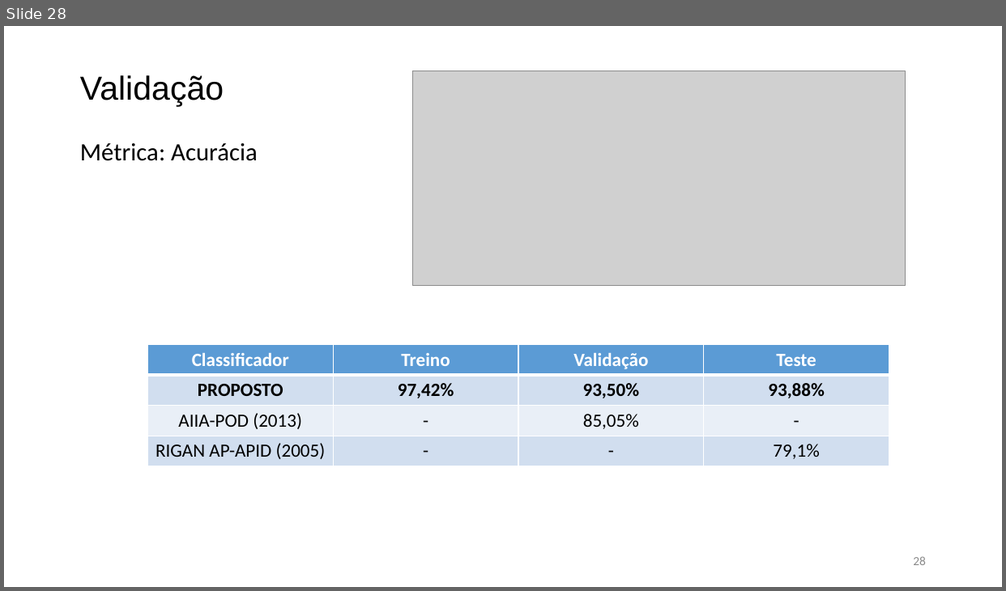
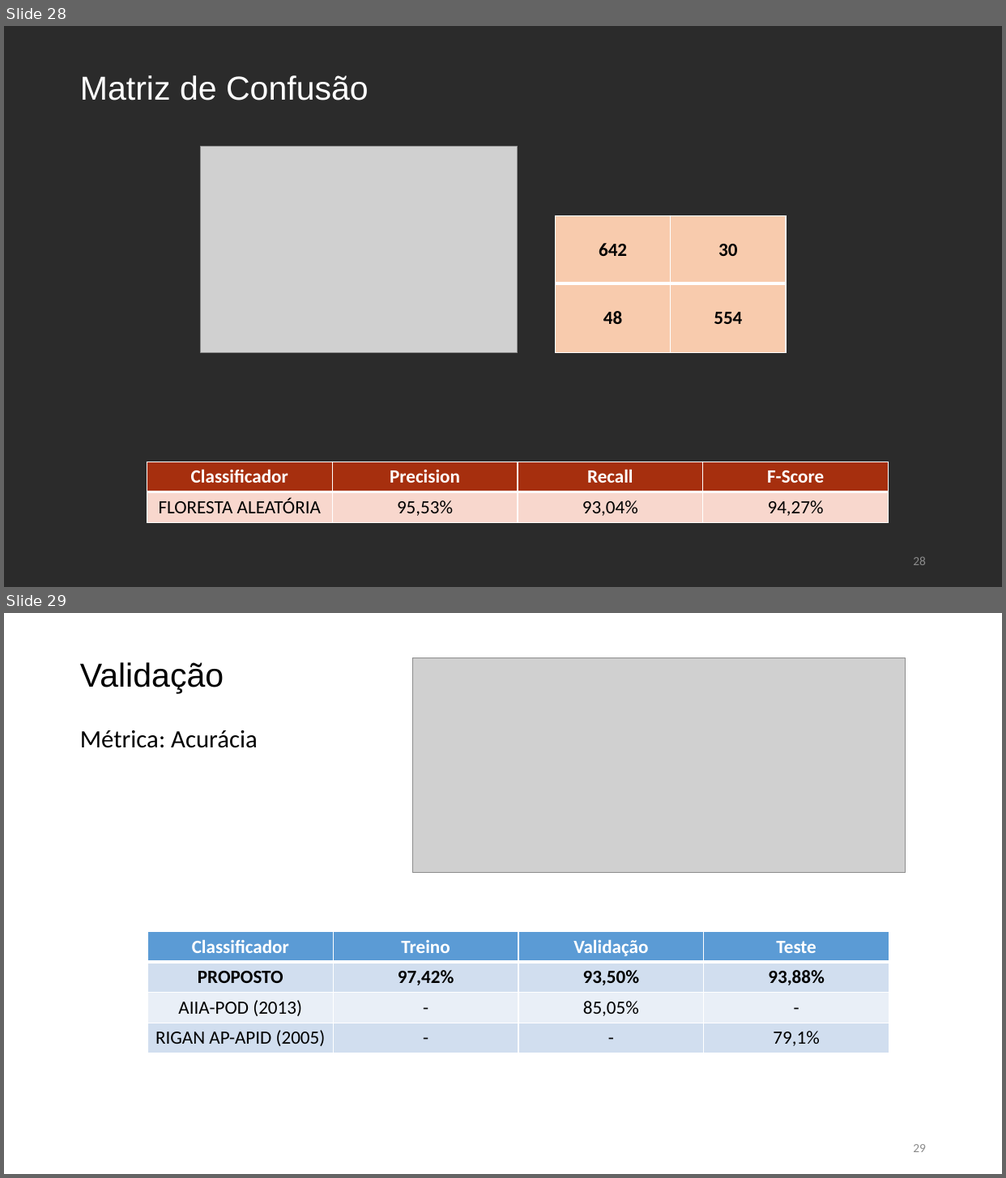
Before and after one commit to danilocoura/Aprendizagem-de-Maquina, a slide deck: Projeto/apresentacao Aprendizagem de Maquina.pptx. Shown one above the other, each under a label of ours: slide 28 before the commit, slides 28 and 29 after it. The pictures are 1006x591 and 1006x1178 pixels, drawn with LibreOffice and Linux fonts; fonts in the diff are those of the drawing; grey boxes stand for pictures; background and template pictures are left out; a plain dark background stands for a picture behind light text. Boxes give left, top, right and bottom in pixels: in the first picture for what was removed or moved away, otherwise in the second. Text is boxed around its words. In the diff, an @@ line names an element or a change of style, - is before the commit and + after.

```diff
--- a/Projeto/apresentacao Aprendizagem de Maquina.pptx
+++ b/Projeto/apresentacao Aprendizagem de Maquina.pptx
@@ slide 28 added at (4,26,1002,587), background picture (left out) @@
@@ text added at (80,75,368,101), 32 pt, text #FFFFFF @@
+Matriz de Confusão
@@ picture added at (201,147,518,353) @@
@@ table added at (556,216,786,352), 2 rows, 2 columns @@
+642 | 30
+48 | 554
@@ table added at (147,462,889,523), 2 rows, 4 columns @@
+Classificador | Precision | Recall | F-Score
+FLORESTA ALEATÓRIA | 95,53% | 93,04% | 94,27%
@@ page number added at (913,557,926,565), 12 pt, text #8C8C8C @@
+28
@@ what was slide 28 is now slide 29 @@
@@ page number at (913,1144,926,1152): text changed @@
-28
+29
```
Also in this commit, not shown: 4 slides changed, 2 other files.
